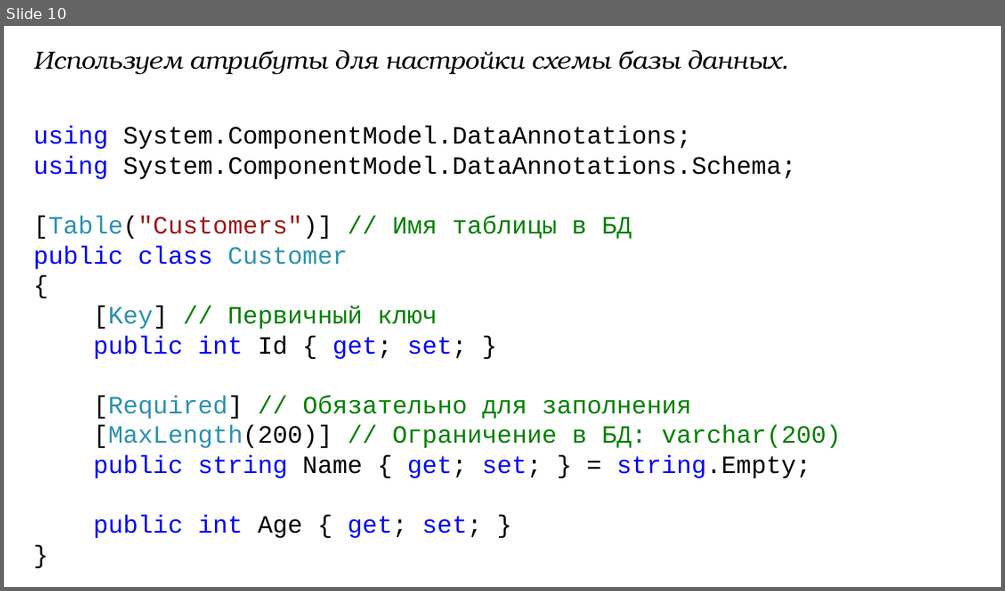
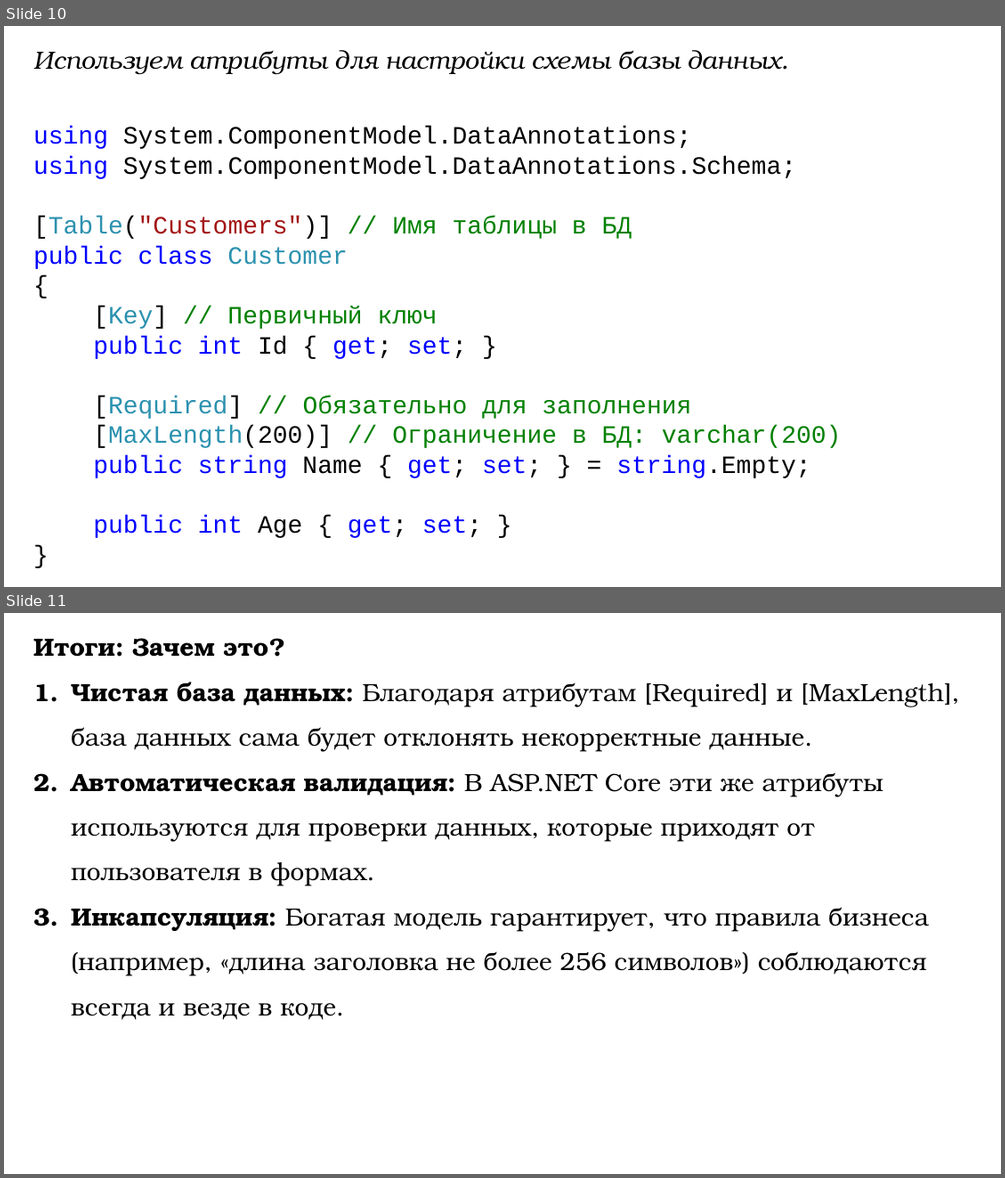
Before and after one commit to DaniilKlyukin/OOP-6, a slide deck: Лекции/ООП 2 лек 6.pptx. Shown one above the other, each under a label of ours: slide 10 before the commit, slides 10 and 11 after it. The pictures are 1005x591 and 1005x1178 pixels, drawn with LibreOffice and Linux fonts; fonts in the diff are those of the drawing. Boxes give left, top, right and bottom in pixels: in the first picture for what was removed or moved away, otherwise in the second. Text is boxed around its words. In the diff, an @@ line names an element or a change of style, - is before the commit and + after.

```diff
--- a/Лекции/ООП 2 лек 6.pptx
+++ b/Лекции/ООП 2 лек 6.pptx
@@ slide 11 added at box(4, 613, 1001, 1174), background #FFFFFF @@
@@ text added at box(33, 638, 959, 1020), 24 pt, text #000000 @@
+Итоги: Зачем это?
+1. Чистая база данных: Благодаря атрибутам [Required] и [MaxLength], база данных сама будет отклонять некорректные данные.
+2. Автоматическая валидация: В ASP.NET Core эти же атрибуты используются для проверки данных, которые приходят от пользователя в формах.
+3. Инкапсуляция: Богатая модель гарантирует, что правила бизнеса (например, «длина заголовка не более 256 символов») соблюдаются всегда и везде в коде.
```
Also in this commit, not shown: 2 slides changed, 19 other slides added, 1 slide removed.
